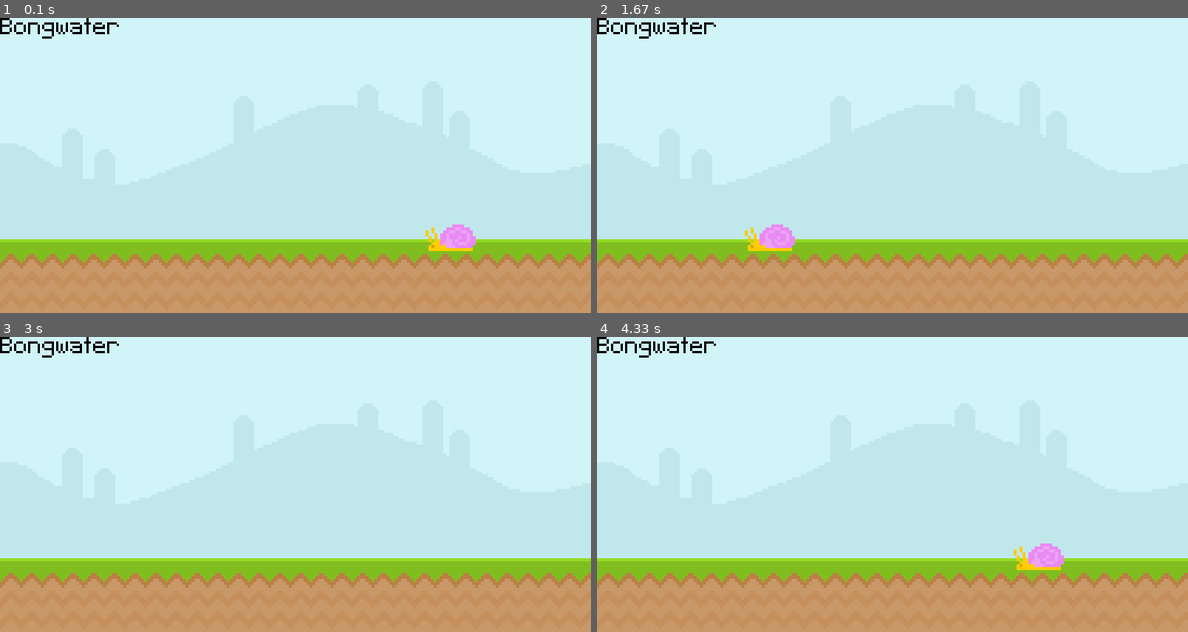
Above: before the commit, frames 1-4 (two rows, left to right).
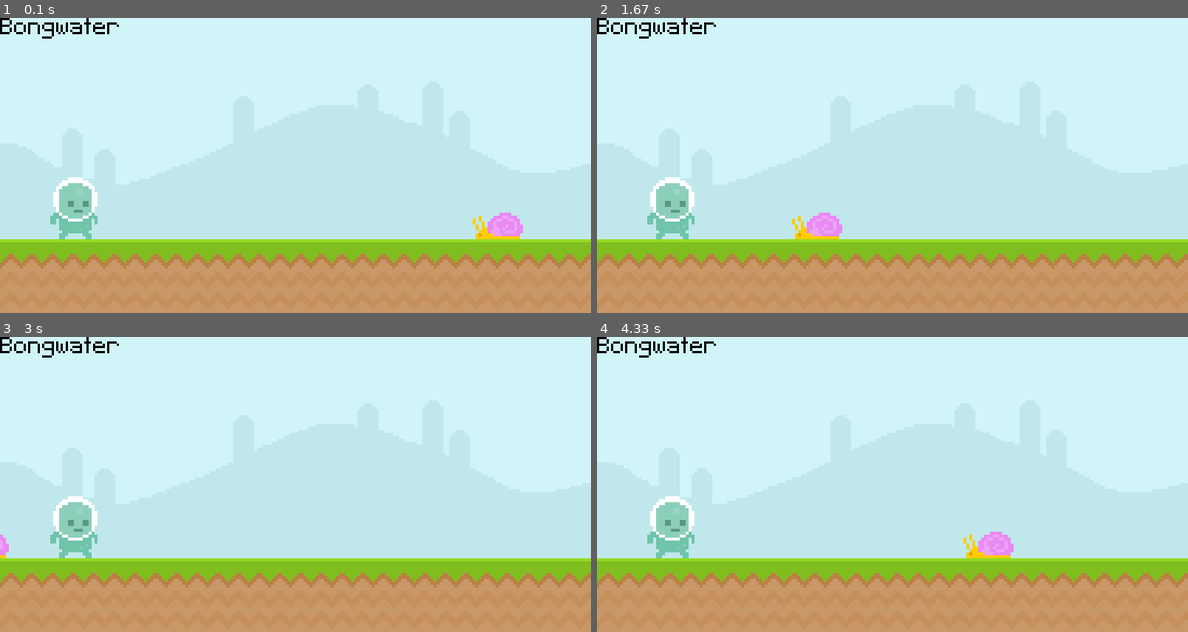
Above: after the commit, the same moments.

Repository: flyaway12345/PyGameTutorial
Game: pygame game, started from runner_class only.py
Same seed, same stepped clock (60 frames per second), same inputs: the game is played once before the commit and once after it.
Inputs:
- Up to frame 1 (0.1 s): no input
- Up to frame 2 (1.67 s): no input
- Up to frame 3 (3 s): no input
- Up to frame 4 (4.33 s): no input

The runs differ from the first frame. In frame 1, 2.4% of the frame differs, in the area x 8-89%, y 54-79%; in frame 2, 2.4%; in frame 3, 1.3%; in frame 4, 2.4%.

Commit message:
refactored surfaces into rectangal placement

Diff:
--- a/runner_class only.py
+++ b/runner_class only.py
@@ -12,10 +12,13 @@
 ground_surface = pygame.image.load('graphics/ground.png').convert()
 
 test_font = pygame.font.Font('font/Pixeltype.ttf', 50)
-text_surface = test_font.render('Bongwater',False,'Black')
+text_surf = test_font.render('Bongwater',False,'Black')
 
-snail_surface = pygame.image.load('graphics\snail\snail1.png').convert_alpha()
-snail_x_pos = 600
+snail_surf = pygame.image.load('graphics\snail\snail1.png').convert_alpha()
+snail_rect = snail_surf.get_rect(midbottom =(700,300))
+
+player_surf = pygame.image.load('graphics\Player\player_walk_1.png').convert_alpha()
+player_rect = player_surf.get_rect(midbottom = (100,300))
 
 while True:
     for event in pygame.event.get():
@@ -25,13 +28,12 @@
 
     screen.blit(sky_surface,(0,0))
     screen.blit(ground_surface,(0,300))
-    screen.blit(text_surface,(0,0))
+    screen.blit(text_surf,(0,0))
 
-    if(snail_x_pos <= -100):
-        snail_x_pos = 900
-    else:
-        snail_x_pos -= 4
 
-    screen.blit(snail_surface,(snail_x_pos,280))
+    if snail_rect.right <=0: snail_rect.left = 800
+    snail_rect.x -= 4
+    screen.blit(snail_surf,snail_rect)
+    screen.blit(player_surf,player_rect)
     pygame.display.update()
     clock.tick(60)
